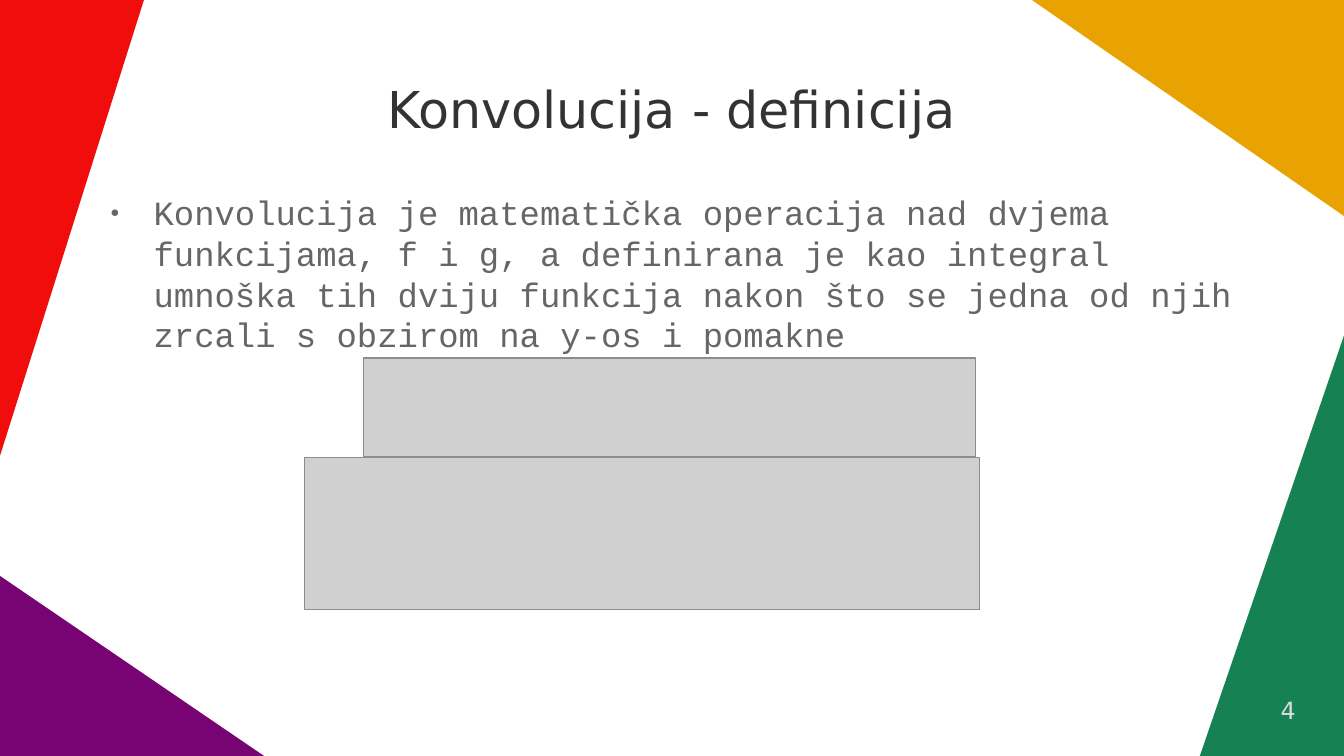
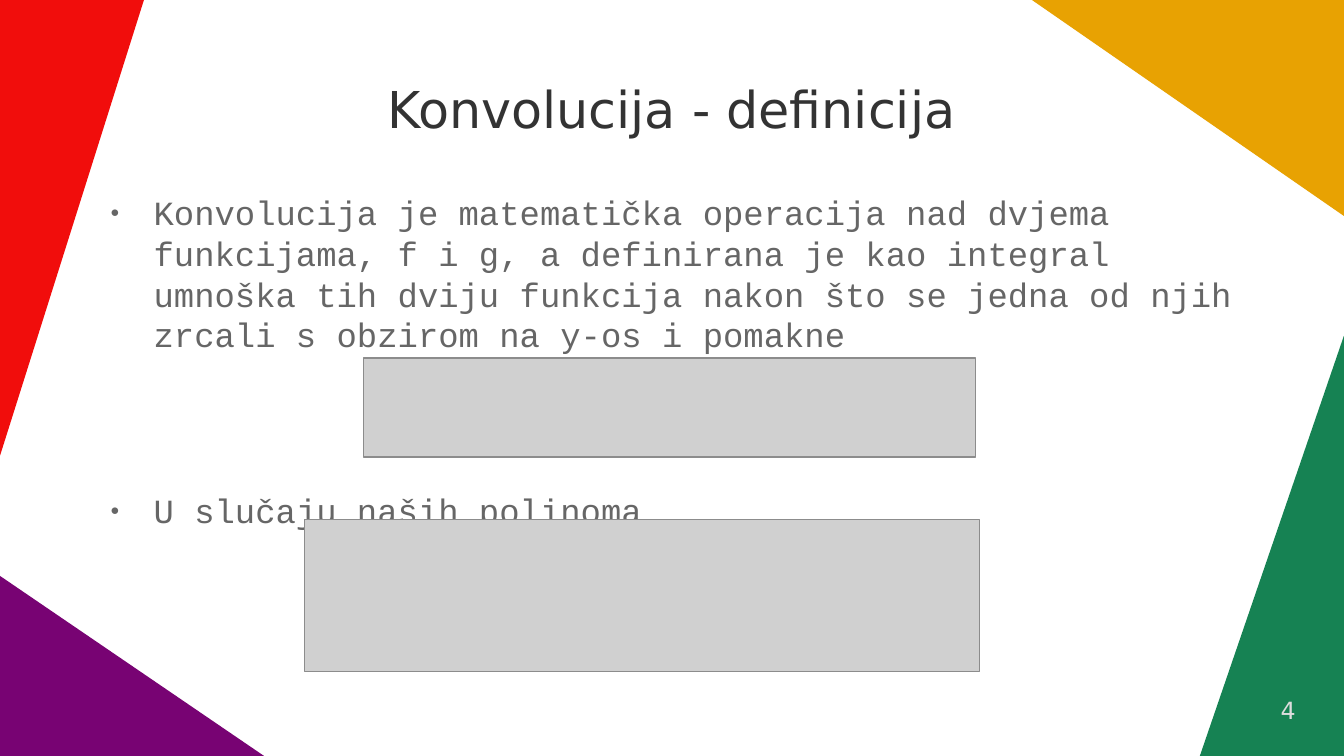
Before and after one commit to VidJoha/Seminar---CNN-i-YOLO-algoritmi, a slide deck: slide 4 of Konvolucijske neuralne mreže.odp. Drawn at 1344x756 pixels with LibreOffice and Linux fonts; fonts in the diff are those of the drawing; grey boxes stand for pictures. Boxes give left, top, right and bottom in pixels: in the first picture for what was removed or moved away, otherwise in the second. Text is boxed around its words. In the diff, an @@ line names an element or a change of style, - is before the commit and + after.

```diff
--- a/Konvolucijske neuralne mreže.odp
+++ b/Konvolucijske neuralne mreže.odp
@@ text at <box>154,498,642,532</box>: paragraph added @@
+● U slučaju naših polinoma
@@ picture: place and size @@
-picture at <box>305,457,979,610</box>
+picture at <box>305,520,979,672</box>
```
Also in this commit, not shown: 8 other slides changed, 2 slides added, 2 slides removed, 1 other file.
